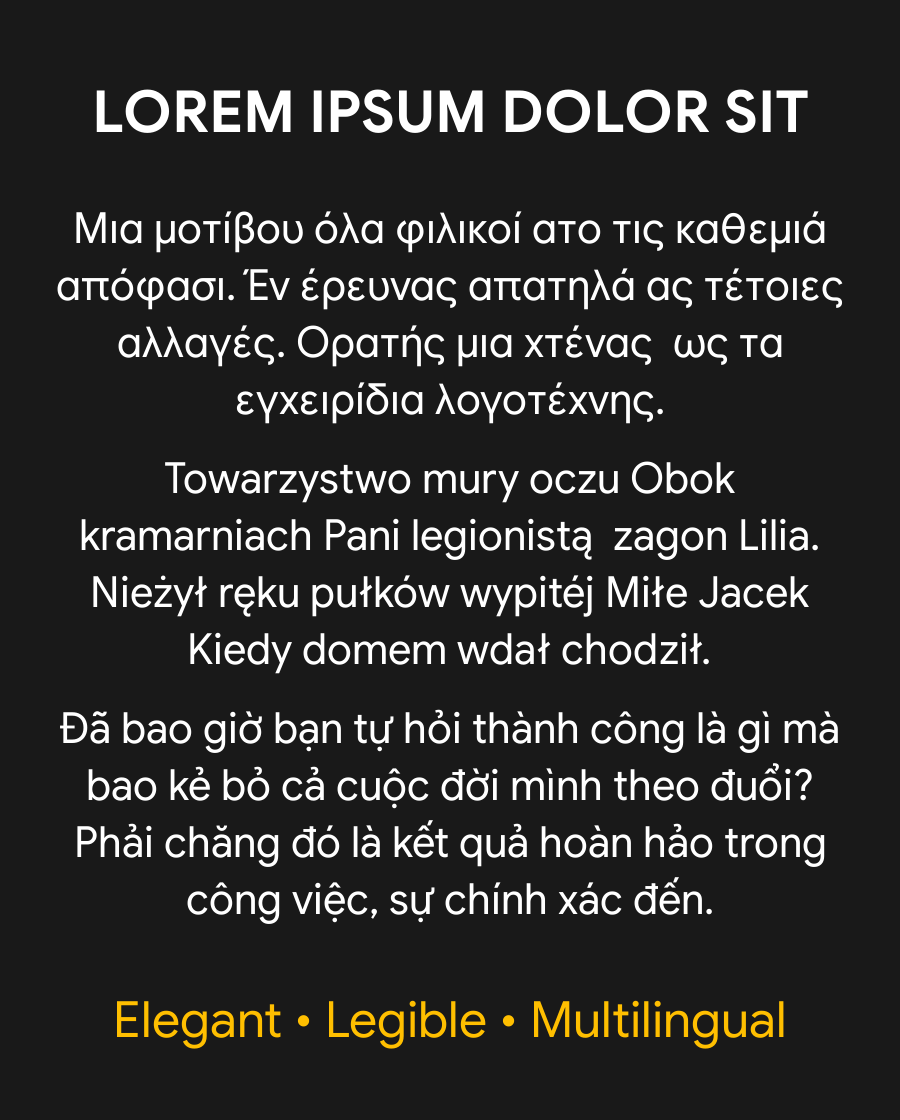
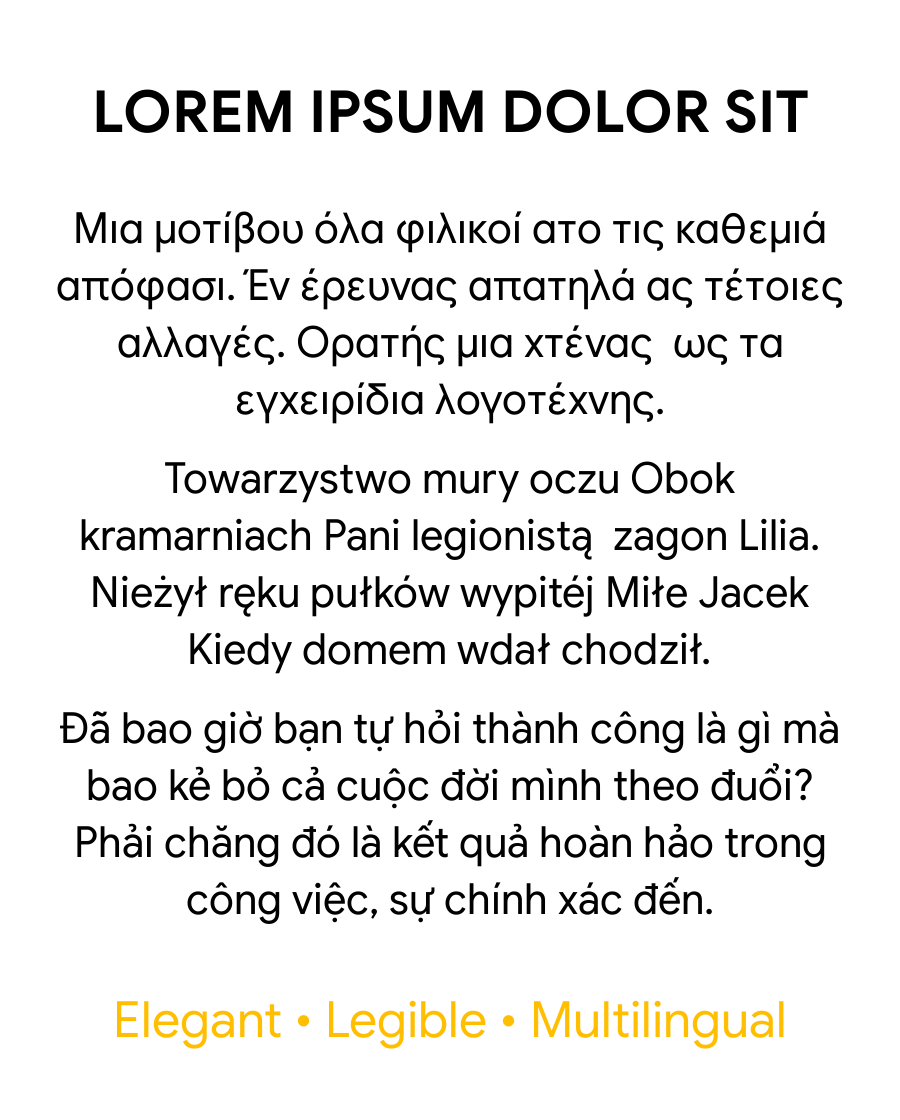
The second (900, 1120) image is a revision of the first. Changes to its layers:
painted on "Μια μοτίβου όλα φιλικοί ατο τι..." over (x1=57, y1=211, x2=843, y2=424)
painted on "Towarzystwo mury oczu Obok kra..." over (x1=81, y1=461, x2=818, y2=674)
painted on "Đã bao giờ bạn tự hỏi thành cô..." over (x1=60, y1=709, x2=838, y2=924)
painted on "LOREM IPSUM DOLOR SIT" over (x1=96, y1=89, x2=808, y2=133)
painted on "Background copy" over (x1=0, y1=0, x2=900, y2=1120)
